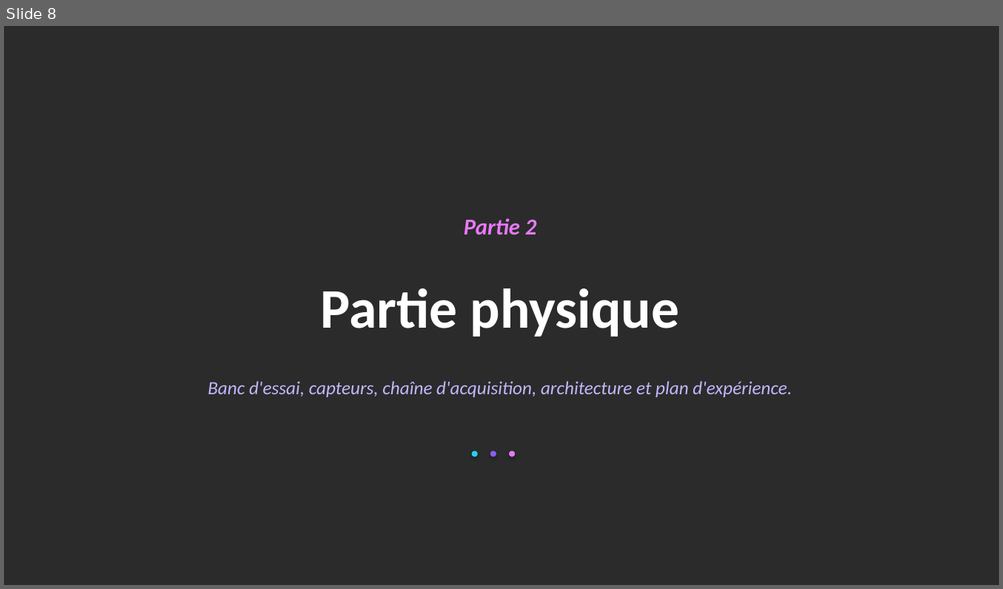
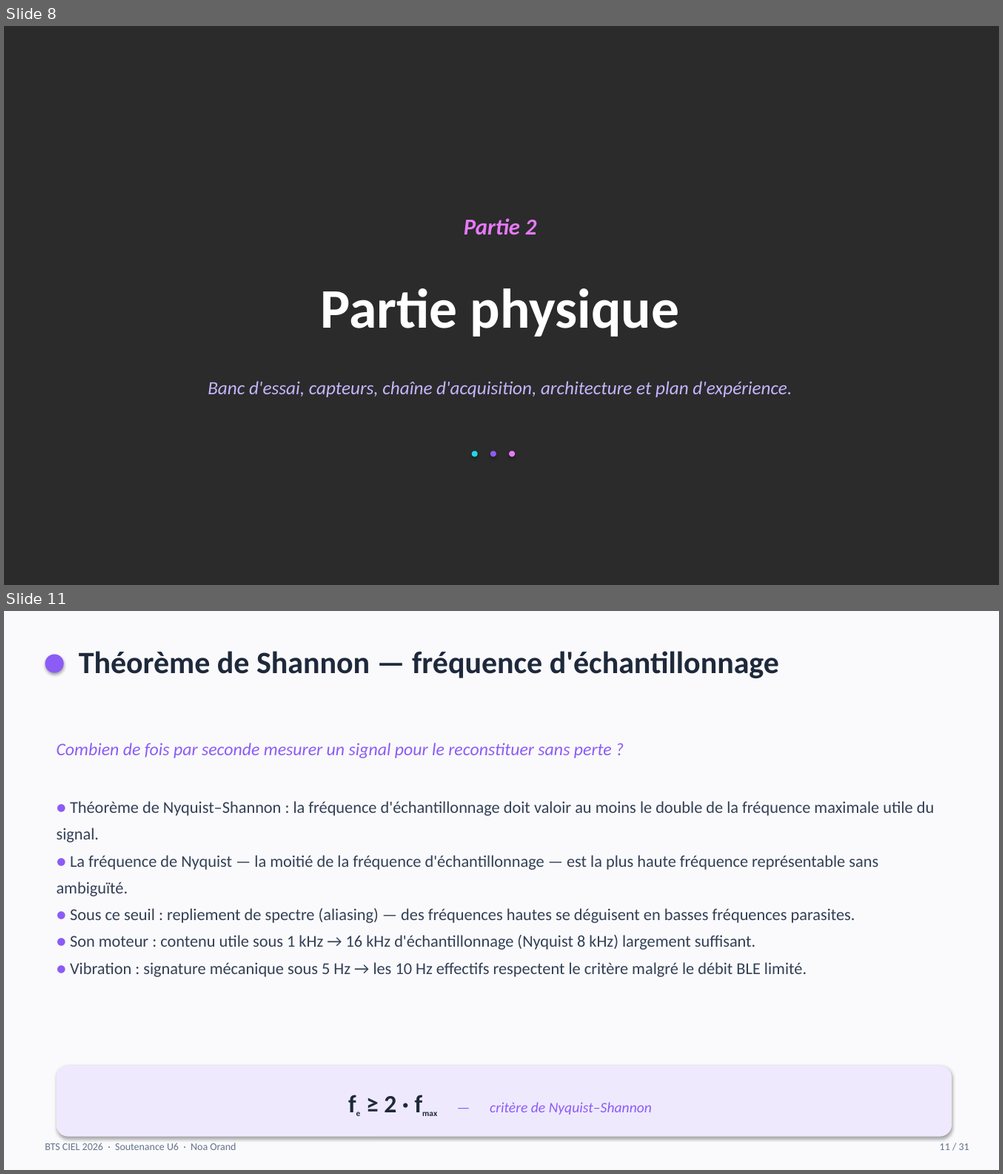
Before and after one commit to noxvamm/ProjetDataSet2026_ModeleIA, a slide deck: Diaporama_soutenance_Noa_FUSION.pptx. Shown one above the other, each under a label of ours: slide 8 before the commit, slides 8 and 11 after it; the slides between them are not shown. The pictures are 1003x589 and 1003x1174 pixels, drawn with LibreOffice and Linux fonts; fonts in the diff are those of the drawing; background and template pictures are left out; a plain dark background stands for a picture behind light text. Boxes give left, top, right and bottom in pixels: in the first picture for what was removed or moved away, otherwise in the second. Text is boxed around its words. In the diff, an @@ line names an element or a change of style, - is before the commit and + after.

```diff
--- a/Diaporama_soutenance_Noa_FUSION.pptx
+++ b/Diaporama_soutenance_Noa_FUSION.pptx
@@ slide 11 added at <box>4,611,999,1170</box>, background #FFFFFF @@
@@ rectangle added at <box>4,611,999,1170</box>, fill #FAFAFC @@
@@ ellipse added at <box>45,654,64,673</box>, fill #8B5CF6 @@
@@ text added at <box>79,651,779,678</box>, 30 pt, text #1E293B, bold @@
+Théorème de Shannon — fréquence d'échantillonnage
@@ text added at <box>57,743,612,758</box>, 17 pt, text #8B5CF6, italic @@
+Combien de fois par seconde mesurer un signal pour le reconstituer sans perte ?
@@ text added at <box>57,801,933,977</box>, 16 pt, text #334055 @@
+● Théorème de Nyquist–Shannon : la fréquence d'échantillonnage doit valoir au moins le double de la fréquence maximale utile du signal.
+● La fréquence de Nyquist — la moitié de la fréquence d'échantillonnage — est la plus haute fréquence représentable sans ambiguïté.
+● Sous ce seuil : repliement de spectre (aliasing) — des fréquences hautes se déguisent en basses fréquences parasites.
+● Son moteur : contenu utile sous 1 kHz → 16 kHz d'échantillonnage (Nyquist 8 kHz) largement suffisant.
+● Vibration : signature mécanique sous 5 Hz → les 10 Hz effectifs respectent le critère malgré le débit BLE limité.
@@ rounded rectangle added at <box>57,1066,951,1137</box>, fill #EFE9FE @@
@@ text added at <box>384,1096,652,1115</box>, 14 pt, text #8B5CF6, italic @@
+fe ≥ 2 · fmax — critère de Nyquist–Shannon
@@ text added at <box>45,1143,236,1150</box>, 10 pt, text #64748B @@
+BTS CIEL 2026 · Soutenance U6 · Noa Orand
@@ text added at <box>939,1144,969,1150</box>, 10 pt, text #64748B @@
+11 / 31
```
Also in this commit, not shown: 24 slides changed, 1 other slide added.
